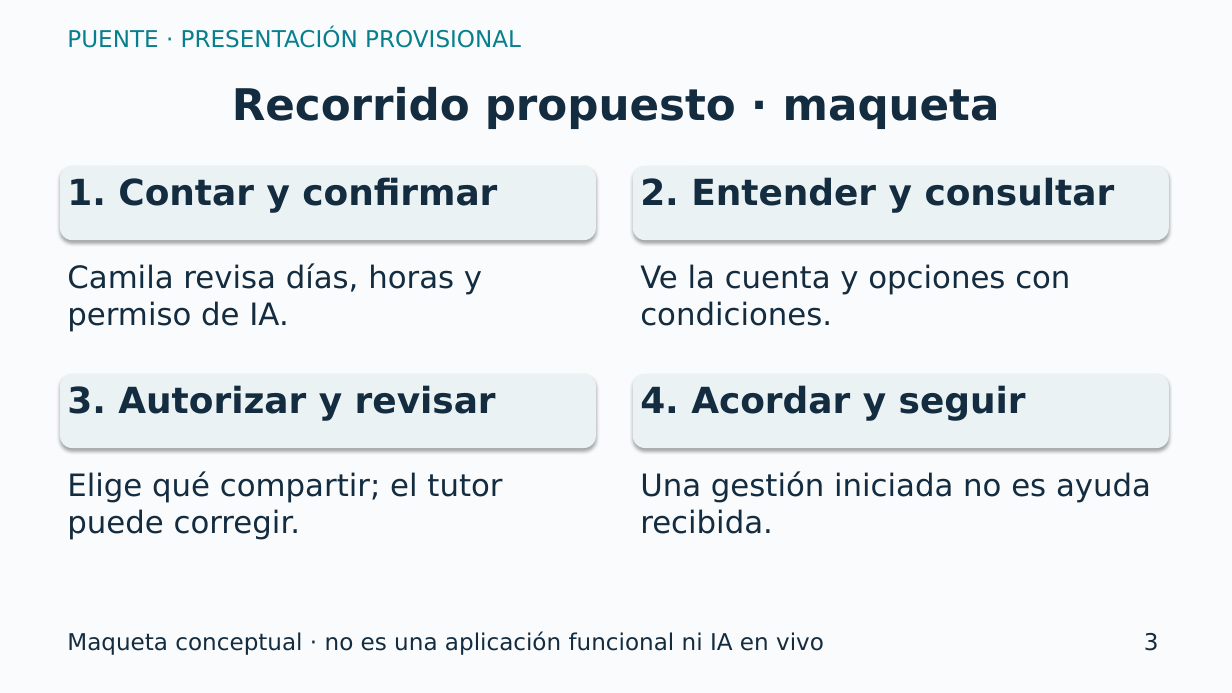
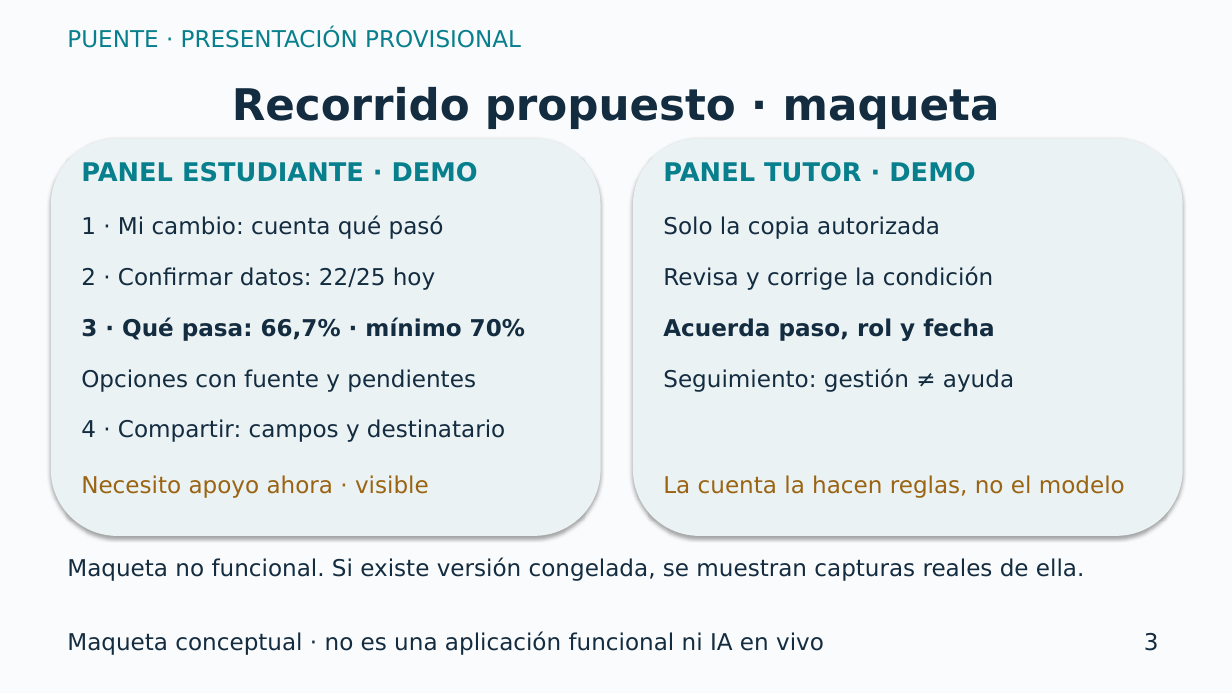
Before and after one commit to Ssj400/duoc-social, a slide deck: slide 3 of plan/preparacion/Pitch_Puente_provisional.pptx. Drawn at 1232x693 pixels with LibreOffice and Linux fonts; fonts in the diff are those of the drawing. Boxes give left, top, right and bottom in pixels: in the first picture for what was removed or moved away, otherwise in the second. Text is boxed around its words. In the diff, an @@ line names an element or a change of style, - is before the commit and + after.

```diff
--- a/plan/preparacion/Pitch_Puente_provisional.pptx
+++ b/plan/preparacion/Pitch_Puente_provisional.pptx
@@ rounded rectangle: place and size @@
-rounded rectangle at [60,374,596,448]
+rounded rectangle at [51,139,601,536]
@@ rounded rectangle: place and size @@
-rounded rectangle at [633,374,1169,448]
+rounded rectangle at [633,139,1183,536]
@@ rounded rectangle removed at [60,166,596,240] @@
@@ text removed at [67,177,497,213] @@
-1. Contar y confirmar
@@ text added at [81,162,478,182], 20 pt, text #087F8C, bold @@
+PANEL ESTUDIANTE · DEMO
@@ rounded rectangle removed at [633,166,1169,240] @@
@@ text removed at [640,177,1115,213] @@
-2. Entender y consultar
@@ text added at [663,162,975,182], 20 pt, text #087F8C, bold @@
+PANEL TUTOR · DEMO
@@ text added at [81,215,444,239], 18 pt, text #142C40 @@
+1 · Mi cambio: cuenta qué pasó
@@ text added at [663,216,940,239], 18 pt, text #142C40 @@
+Solo la copia autorizada
@@ text removed at [67,263,482,332] @@
-Camila revisa días, horas y permiso de IA.
@@ text added at [81,267,435,290], 18 pt, text #142C40 @@
+2 · Confirmar datos: 22/25 hoy
@@ text removed at [640,264,1070,326] @@
-Ve la cuenta y opciones con condiciones.
@@ text added at [663,266,993,290], 18 pt, text #142C40 @@
+Revisa y corrige la condición
@@ text added at [81,317,525,341], 18 pt, text #142C40, bold @@
+3 · Qué pasa: 66,7% · mínimo 70%
@@ text added at [663,318,994,341], 18 pt, text #142C40, bold @@
+Acuerda paso, rol y fecha
@@ text removed at [67,385,496,421] @@
-3. Autorizar y revisar
@@ text added at [81,369,476,392], 18 pt, text #142C40 @@
+Opciones con fuente y pendientes
@@ text removed at [640,385,1026,421] @@
-4. Acordar y seguir
@@ text added at [663,368,1014,392], 18 pt, text #142C40 @@
+Seguimiento: gestión ≠ ayuda
@@ text added at [81,419,505,442], 18 pt, text #142C40 @@
+4 · Compartir: campos y destinatario
@@ text removed at [67,471,502,540] @@
-Elige qué compartir; el tutor puede corregir.
@@ text added at [81,475,429,498], 18 pt, text #9A6413 @@
+Necesito apoyo ahora · visible
@@ text removed at [640,471,1151,534] @@
-Una gestión iniciada no es ayuda recibida.
@@ text added at [663,475,1125,498], 18 pt, text #9A6413 @@
+La cuenta la hacen reglas, no el modelo
@@ text added at [67,557,1084,581], 18 pt, text #142C40 @@
+Maqueta no funcional. Si existe versión congelada, se muestran capturas reales de ella.
```
Also in this commit, not shown: 4 other slides changed, 1 slide added, 1 slide removed, 16 other files.
